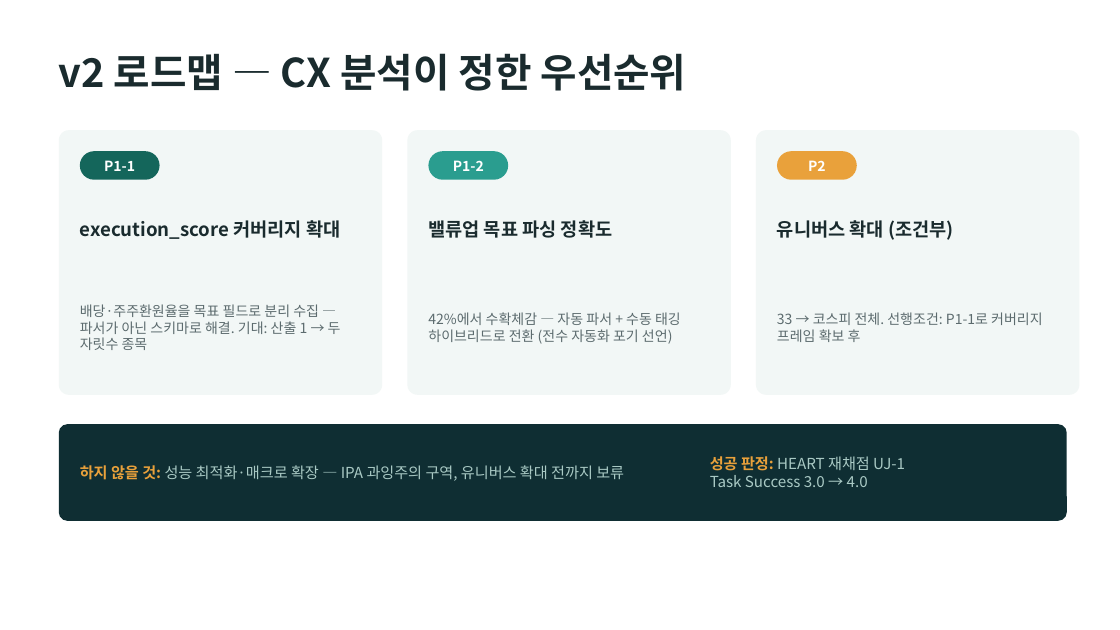
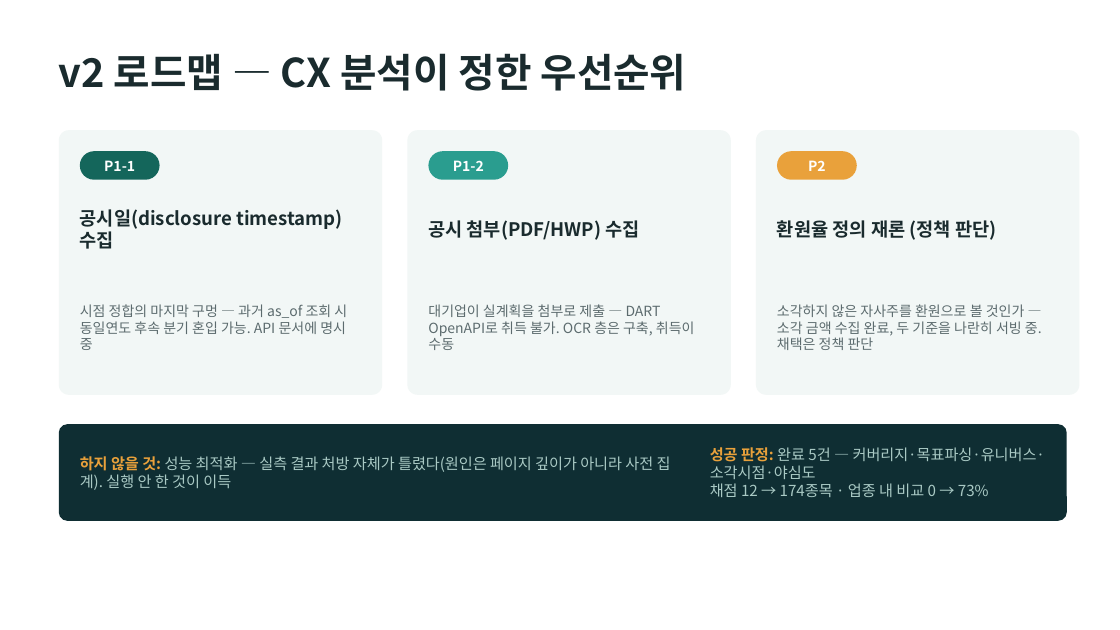
Before and after one commit to dariajkim-star/valueup-washing-lab, a slide deck: slide 11 of docs/valueup-washing-deck.pptx. Drawn at 1120x630 pixels with LibreOffice and Linux fonts; fonts in the diff are those of the drawing. Boxes give left, top, right and bottom in pixels: in the first picture for what was removed or moved away, otherwise in the second. Text is boxed around its words. In the diff, an @@ line names an element or a change of style, - is before the commit and + after.

```diff
--- a/docs/valueup-washing-deck.pptx
+++ b/docs/valueup-washing-deck.pptx
@@ text at [80,209,342,249]: text changed @@
-execution_score 커버리지 확대
+공시일(disclosure timestamp) 수집
@@ text at [428,220,640,240]: text changed @@
-밸류업 목표 파싱 정확도
+공시 첨부(PDF/HWP) 수집
@@ text at [777,220,996,240]: text changed @@
-유니버스 확대 (조건부)
+환원율 정의 재론 (정책 판단)
@@ text at [80,304,347,350]: text changed @@
-배당·주주환원율을 목표 필드로 분리 수집 — 파서가 아닌 스키마로 해결. 기대: 산출 1 → 두 자릿수 종목
+시점 정합의 마지막 구멍 — 과거 as_of 조회 시 동일연도 후속 분기 혼입 가능. API 문서에 명시 중
@@ text at [428,304,695,350]: text changed @@
-42%에서 수확체감 — 자동 파서 + 수동 태깅 하이브리드로 전환 (전수 자동화 포기 선언)
+대기업이 실계획을 첨부로 제출 — DART OpenAPI로 취득 불가. OCR 층은 구축, 취득이 수동
@@ text at [777,304,1042,350]: text changed @@
-33 → 코스피 전체. 선행조건: P1-1로 커버리지 프레임 확보 후
+소각하지 않은 자사주를 환원으로 볼 것인가 — 소각 금액 수집 완료, 두 기준을 나란히 서빙 중. 채택은 정책 판단
@@ text at [710,447,1045,497]: text changed @@
-성공 판정: HEART 재채점 UJ-1
-Task Success 3.0 → 4.0
+성공 판정: 완료 5건 — 커버리지·목표파싱·유니버스·소각시점·야심도
+채점 12 → 174종목 · 업종 내 비교 0 → 73%
@@ text at [80,456,671,490]: text changed @@
-하지 않을 것: 성능 최적화·매크로 확장 — IPA 과잉주의 구역, 유니버스 확대 전까지 보류
+하지 않을 것: 성능 최적화 — 실측 결과 처방 자체가 틀렸다(원인은 페이지 깊이가 아니라 사전 집계). 실행 안 한 것이 이득
```
Also in this commit, not shown: 9 other slides changed, 2 other files.
